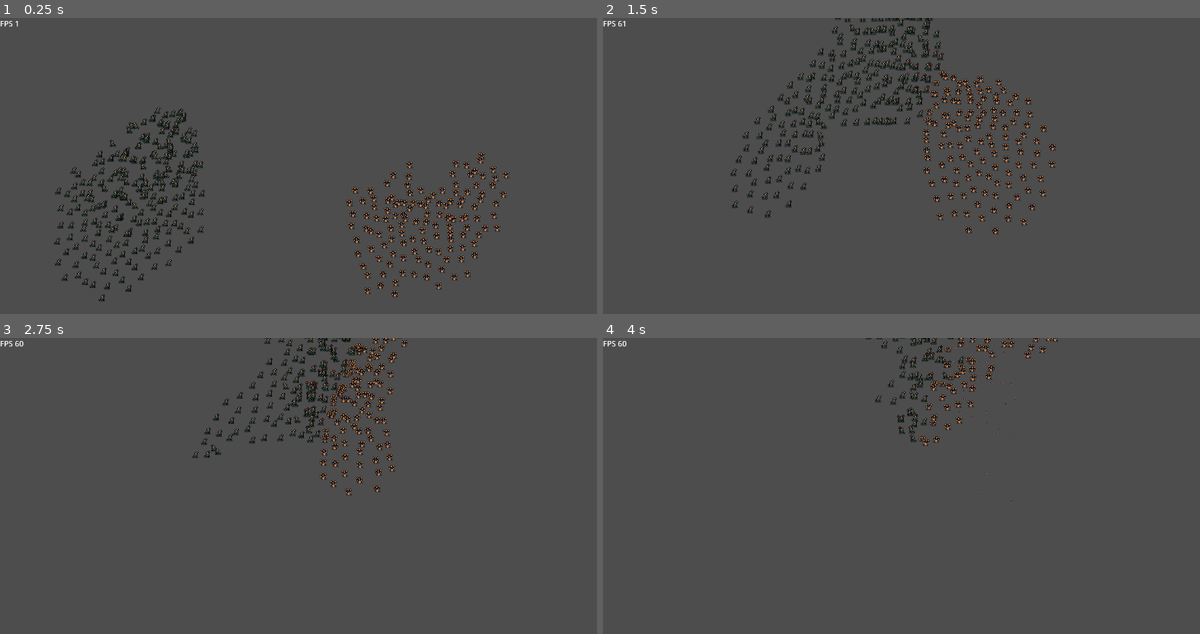
Above: before the commit, frames 1-4 (two rows, left to right).
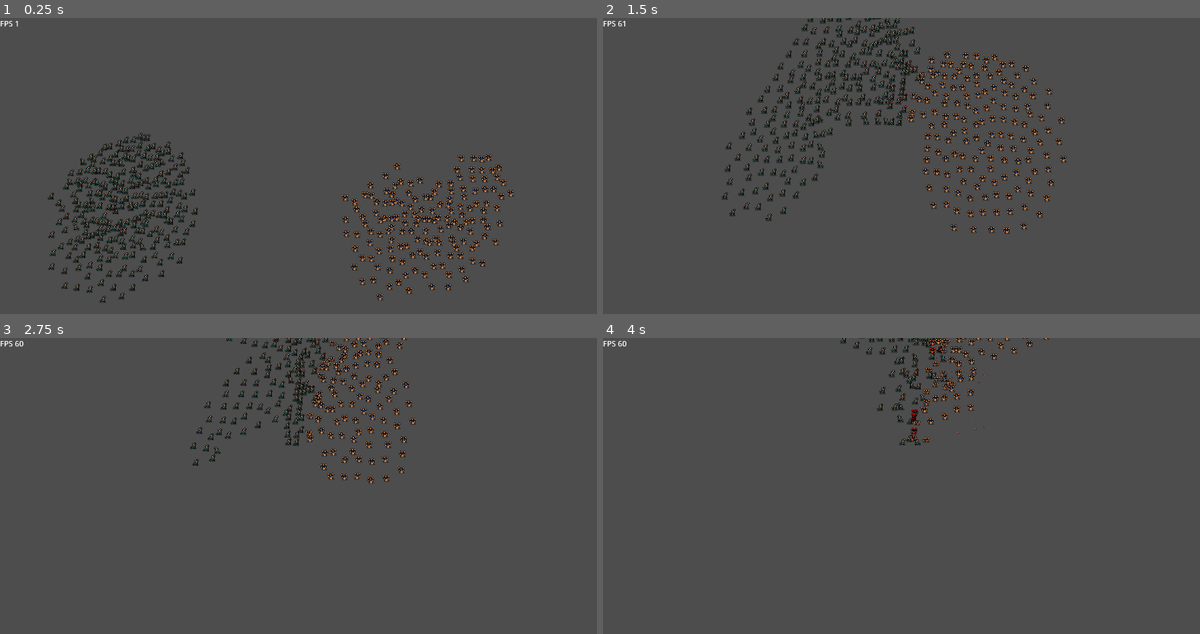
Above: after the commit, the same moments.

Repository: Snayff/nqp3
Game: Godot game, scene res://scenes/stages/combat/stage_combat.tscn
The game is run twice, just before and just after one commit, with the same random seed, the same clock (stepped at 60 frames per second) and the same inputs.
Inputs (mouse positions are in pixels of both pictures, inside the frame that each line leads up to):
- Up to frame 1 (0.25 s): no input
- Up to frame 2 (1.5 s): move the mouse to (1038, 171) at 0.52 s; click (1038, 171) at 0.67 s; move the mouse to (788, 207) at 1.27 s; click (788, 207) at 1.42 s
- Up to frame 3 (2.75 s): move the mouse to (364, 432) at 2.02 s; click (364, 432) at 2.17 s
- Up to frame 4 (4 s): move the mouse to (877, 577) at 2.77 s; click (877, 577) at 2.92 s; move the mouse to (1092, 560) at 3.52 s; click (1092, 560) at 3.67 s

The runs differ from the first frame. In frame 1, 9.7% of the frame differs, in the area x 7-87%, y 30-97%; in frame 2, 9.9%, in the area x 19-78%, y 0-74%; in frame 3, 5.2%; in frame 4, 2.5%.

Commit message:
feature/actor_ai (#28)
* add target finder node, remove some redundant gets

* lowest_attack_range only recalcs on dirty

* renamed baseai to actorai, added area2d target finder, set area as local

* renabled collision

* add uid to actor print statements

* prevented targeting self and allies

Diff:
--- a/scenes/components/hurt_box/hurt_box.tscn
+++ b/scenes/components/hurt_box/hurt_box.tscn
@@ -1,10 +1,11 @@
-[gd_scene load_steps=4 format=3]
+[gd_scene load_steps=4 format=3 uid="uid://c757mb1y2lc8g"]
 
 [ext_resource type="Script" path="res://scenes/components/hurt_box/hurt_box.gd" id="1_c7dra"]
 
 [sub_resource type="ShaderMaterial" id="9"]
 
 [sub_resource type="CapsuleShape2D" id="8"]
+resource_local_to_scene = true
 radius = 23.0
 height = 46.0
 
--- a/scenes/entities/actor/actor.gd
+++ b/scenes/entities/actor/actor.gd
@@ -24,6 +24,7 @@
 @onready var _navigation_agent : NavigationAgent2D = $NavigationAgent2D
 @onready var animated_sprite : AnimatedSprite2D = $AnimatedSprite2D  # TODO: can we make this private?
 @onready var _collision_shape : CollisionShape2D = $CollisionShape2D
+@onready var _target_finder : Area2D = $TargetFinder
 
 ############ COMPONENTS ###############
 # these are initialised on creation by Factory
@@ -33,7 +34,7 @@
 ## added to combatant on init by Unit
 var stats : ActorStats  # cant be private due to needing access to all its attributes
 ## decision making
-var _ai : BaseAI
+var _ai : ActorAI
 ## all of an actor's actions
 var _actions : ActorActions
 ## active status effects
@@ -48,14 +49,10 @@
 var _facing : Constants.Direction = Constants.Direction.LEFT
 var _cast_timer : Timer
 var is_active : bool:
-	get:
-		return is_active
 	set(value):
 		is_active = value
 		set_process(is_active)
 var is_targetable : bool:
-	get:
-		return is_targetable
 	set(value):
 		is_targetable = value
 		if not value:
@@ -84,15 +81,11 @@
 ######### UI ATTRIBUTES ###############
 
 var is_selected : bool = false:
-	get:
-		return is_selected
 	set(value):
 		if value and is_selectable:
 			is_selected = value
 			emit_signal("selected_unit", self)
 var is_selectable : bool = true:
-	get:
-		return is_selectable
 	set(value):
 		is_selectable = value
 		if not is_selectable:
@@ -102,16 +95,7 @@
 ######### SETUP #############
 
 func _ready() -> void:
-	uid = Utility.generate_id()
-
-	_ai = BaseAI.new()  # TODO: should be added in factory based on unit data
-	# FIXME: shouldnt need add_child, init with creator or something
-	add_child(_ai)
-
-	# create timer to track cast time
-	_cast_timer = Timer.new()
-	add_child(_cast_timer)
-	_cast_timer.set_one_shot(true)
+	pass
 
 
 ## post _ready setup
@@ -121,6 +105,9 @@
 
 	# Wait for the first physics frame so the NavigationServer can sync.
 	await get_tree().physics_frame
+
+	# with _actions fully initialised lets force the attack_range_updated signal to fire
+	_actions._recalculate_attack_range()
 
 	# Now that the navigation map is no longer empty, set the movement target.
 	refresh_target()
@@ -130,22 +117,26 @@
 ##
 ## must be called after ready due to being created in Factory and components not being available
 func _connect_signals() -> void:
-	# conect to signals
+	# conect to own signals
 	died.connect(_on_death)
 	hit_received.connect(_on_hit_received)
 
-	# connect to component signals
+	# connect to (script) component signals
 	stats.health_depleted.connect(_on_health_depleted)
 	stats.stamina_depleted.connect(_on_stamina_depleted)
+
+	_actions.attack_range_updated.connect(_update_target_finder_range)
+	_actions.attacked.connect(_on_attack)
+
+	_cast_timer.timeout.connect(_on_cast_completed)
 
 	# link component signals
 	_status_effects.stat_modifier_added.connect(stats.add_modifier)
 	_status_effects.stat_modifier_removed.connect(stats.remove_modifier)
 
-	_actions.attacked.connect(_on_attack)
-
-	_cast_timer.timeout.connect(_on_cast_completed)
-
+	# connect to node signals
+	animated_sprite.animation_finished.connect(_on_animation_completed)
+	animated_sprite.animation_looped.connect(_on_animation_completed)
 
 ########## MAIN LOOP ##########
 
@@ -214,7 +205,7 @@
 		Constants.ActorState.DEAD:
 			animated_sprite.play("death")
 
-	print(name + " currently playing " + animated_sprite.animation + " animation.")
+	print(name + "(" + str(uid) + ") currently playing " + animated_sprite.animation + " animation.")
 
 
 ## process the current state, e.g. moving if in MOVING
@@ -287,7 +278,7 @@
 
 	emit_signal("died")
 
-	print(name + " died.")
+	print(name +  "(" + str(uid) + ") died.")
 
 
 ## execute actor's attack. this is a random attack if attack_to_cast is null.
@@ -391,6 +382,15 @@
 	# get new target
 	_target = _ai.get_target()
 
+	# FIXME: placeholder until Unit AI added
+	if _target == null:
+		var group_to_target : String
+		if is_in_group("ally"):
+			group_to_target = "enemy"
+		else:
+			group_to_target = "ally"
+		_target = get_tree().get_nodes_in_group(group_to_target)[0]   # just pick the first enemy node and move towards them, eventually will be in range
+
 	# relisten to target changes
 	_target.no_longer_targetable.connect(refresh_target)
 
@@ -405,3 +405,7 @@
 	else:
 		self._facing = Constants.Direction.RIGHT
 		animated_sprite.flip_h = false
+
+## update the size of the target finder
+func _update_target_finder_range(new_range: int) -> void:
+	_target_finder.get_node("CollisionShape2D").shape.radius =  new_range
--- a/scenes/entities/actor/actor.tscn
+++ b/scenes/entities/actor/actor.tscn
@@ -1,10 +1,11 @@
-[gd_scene load_steps=7 format=3 uid="uid://cq56hcu2wn2y7"]
+[gd_scene load_steps=8 format=3 uid="uid://cq56hcu2wn2y7"]
 
 [ext_resource type="Script" path="res://scenes/entities/actor/actor.gd" id="1_de4j8"]
-[ext_resource type="PackedScene" path="res://scenes/components/hurt_box/hurt_box.tscn" id="2_eofpl"]
+[ext_resource type="PackedScene" uid="uid://c757mb1y2lc8g" path="res://scenes/components/hurt_box/hurt_box.tscn" id="2_eofpl"]
 [ext_resource type="Script" path="res://scenes/entities/actor/actor_debug_info.gd" id="3_ddju0"]
 
 [sub_resource type="CapsuleShape2D" id="CapsuleShape2D_pdl0k"]
+resource_local_to_scene = true
 radius = 4.0
 height = 12.0
 
@@ -12,6 +13,9 @@
 
 [sub_resource type="LabelSettings" id="LabelSettings_dcwuh"]
 font_size = 8
+
+[sub_resource type="CircleShape2D" id="CircleShape2D_4kht2"]
+resource_local_to_scene = true
 
 [node name="Actor" type="CharacterBody2D" groups=["actor"]]
 position = Vector2(1, -3)
@@ -27,7 +31,6 @@
 [node name="CollisionShape2D" type="CollisionShape2D" parent="."]
 position = Vector2(0, 2)
 shape = SubResource("CapsuleShape2D_pdl0k")
-disabled = true
 
 [node name="NavigationAgent2D" type="NavigationAgent2D" parent="."]
 path_desired_distance = 8.0
@@ -54,5 +57,12 @@
 label_settings = SubResource("LabelSettings_dcwuh")
 script = ExtResource("3_ddju0")
 
-[connection signal="animation_finished" from="AnimatedSprite2D" to="." method="_on_animation_completed"]
-[connection signal="animation_looped" from="AnimatedSprite2D" to="." method="_on_animation_completed"]
+[node name="TargetFinder" type="Area2D" parent="."]
+show_behind_parent = true
+collision_layer = 0
+collision_mask = 2
+input_pickable = false
+monitorable = false
+
+[node name="CollisionShape2D" type="CollisionShape2D" parent="TargetFinder"]
+shape = SubResource("CircleShape2D_4kht2")
--- a/scenes/entities/actor/actor_debug_info.gd
+++ b/scenes/entities/actor/actor_debug_info.gd
@@ -4,4 +4,5 @@
 	var parent = get_parent()
 	var state = Constants.ActorState.keys()[parent._state]
 	var anim = parent.animated_sprite.animation
-	set_text("State: " + str(state) + "\n Anim: " + anim)
+	var target = parent._target
+	set_text("State: " + str(state) + "\n Anim: " + anim + "\n Target: "  + str(target.uid))
--- a/scripts/components/actor_actions.gd
+++ b/scripts/components/actor_actions.gd
@@ -1,19 +1,17 @@
 class_name ActorActions extends Node
 ## data and functionality for an actors actions
 
-signal attacked  ## emitted when completed attack
+signal attacked  ## emitted when completed an attack
+signal attack_range_updated(new_range: int)  ## emitted when attack range recalculated
 
 var attacks : Dictionary = {}  ## {uid, BaseAction}
 var reactions : Dictionary = {}  ## {ReactionTriggerType, {uid, BaseAction}}
-var lowest_attack_range : int :
-	## TODO: add memoization as getting called a lot
+var _lowest_attack_range : int = 9999  ## holds last caclulated value for lowest range of all attacks
+var lowest_attack_range : int :  ## public interface for lowest attack range
 	## FIXME: never go below lowest attack range; current when all atatcks on cd we run at enemy
 	get:
-		var lowest = 9999
-		for attack in attacks.values():
-			if attack.range < lowest:
-				lowest = attack.range
-		return lowest
+		# return the calculated value. assumes recalculated elsewhere when dirty
+		return _lowest_attack_range
 	set(_value):
 		push_warning("Tried to set lowest_attack_range directly. Not allowed.")
 var has_ready_attack : bool:
@@ -25,41 +23,22 @@
 	set(_value):
 		push_warning("Tried to set has_ready_attack directly. Not allowed.")
 
+
 func _ready() -> void:
 	# N.B. _ready called too late to init triggers
 	pass
 
 
+######## ATTACKS #############
+
 func add_attack(attack: BaseAction) -> void:
 	attacks[attack.uid] = attack
+	_recalculate_attack_range()
 
 
 func remove_attack(uid: int) -> void:
 	attacks.erase(uid)
-
-
-func add_reaction(reaction: BaseAction, trigger: Constants.ActionTrigger) -> void:
-	if not trigger in reactions:
-		reactions[trigger] = {}
-
-	reactions[trigger][reaction.uid] = reaction
-
-
-func remove_reaction(trigger: Constants.ActionTrigger, uid: int) -> void:
-	reactions[trigger].erase(uid)
-
-
-## use all actions of given type, reset cooldown after use
-func trigger_reactions(trigger: Constants.ActionTrigger, target: Actor) -> void:
-	if not trigger in reactions:
-		return
-
-	for reaction in reactions[trigger].values():
-		if reaction.is_ready():
-			print(name + " used " + reaction.friendly_name + ".")
-			reaction.use(target)
-			reaction.reset_cooldown()
-
+	_recalculate_attack_range()
 
 ## use a specific attack and reset cooldown
 func use_attack(uid: int, target: Actor) -> void:
@@ -94,6 +73,7 @@
 
 		emit_signal("attacked")
 
+
 ## get a random attack, from those available
 func get_random_attack() -> BaseAction:
 	var attack_to_use : BaseAction
@@ -103,6 +83,34 @@
 
 	return attack_to_use
 
+
+########### REACTIONS #############
+
+func add_reaction(reaction: BaseAction, trigger: Constants.ActionTrigger) -> void:
+	if not trigger in reactions:
+		reactions[trigger] = {}
+
+	reactions[trigger][reaction.uid] = reaction
+
+
+func remove_reaction(trigger: Constants.ActionTrigger, uid: int) -> void:
+	reactions[trigger].erase(uid)
+
+
+## use all actions of given type, reset cooldown after use
+func trigger_reactions(trigger: Constants.ActionTrigger, target: Actor) -> void:
+	if not trigger in reactions:
+		return
+
+	for reaction in reactions[trigger].values():
+		if reaction.is_ready():
+			print(name +  " used " + reaction.friendly_name + ".")
+			reaction.use(target)
+			reaction.reset_cooldown()
+
+
+######### STATE MANAGEMENT ###########
+
 ## put all actions on cooldown
 func reset_actions() -> void:
 	for attack in attacks.values():
@@ -111,3 +119,13 @@
 	for trigger in reactions.keys():
 		for reaction in reactions[trigger].values():
 			reaction.reset_cooldown()
+
+
+## updates lowest attack range
+func _recalculate_attack_range() -> void:
+	_lowest_attack_range = 9999
+	for attack in attacks.values():
+		if attack.range < _lowest_attack_range:
+			_lowest_attack_range = attack.range
+
+	emit_signal("attack_range_updated", lowest_attack_range)
--- /dev/null
+++ b/scripts/components/actor_ai.gd
@@ -0,0 +1,58 @@
+class_name ActorAI extends Node
+
+var _creator : Actor
+var target : Actor
+
+func _init(creator: Actor) -> void:
+	_creator = creator
+
+func _ready() -> void:
+	pass
+
+func is_enemy(target : Actor) -> bool:
+	if _creator.is_in_group("ally"):
+		if target.is_in_group("enemy"):
+			return true
+	if _creator.is_in_group("enemy"):
+		if target.is_in_group("ally"):
+			return true
+	return false
+
+## get a new target on the opposing team.
+## Can return null
+func get_target(preference: Constants.TargetPreference = Constants.TargetPreference.ANY) -> Actor:
+	# TODO: Use target preference
+
+	var group_to_target : String
+	if _creator.is_in_group("ally"):
+		group_to_target = "enemy"
+	else:
+		group_to_target = "ally"
+
+	#var poss_targets := get_tree().get_nodes_in_group(group_to_target)
+	var poss_targets = _creator._target_finder.get_overlapping_bodies()
+
+	# check we found any possible target
+	if poss_targets.size() ==  0:
+		return null
+
+	# assume the first node is closest
+	var nearest_target = null
+
+	# look through nodes to see if any are closer
+	var _creator_pos : Vector2 = _creator.global_position
+	for _target in poss_targets:
+		var distance = _target.global_position.distance_to(_creator_pos)
+
+		# get a closest distance from target, if we have 1
+		var nearest_distance = 9999
+		if nearest_target != null:
+			nearest_distance = nearest_target.global_position.distance_to(_creator_pos)
+
+
+		var is_alive = _target.is_in_group("alive")
+		var is_enemy = _target.is_in_group(group_to_target)
+		if distance < nearest_distance and is_alive and is_enemy:
+			nearest_target = _target
+	# print("combatant nearest target in " + group_to_target + " is at " + str(nearest_target.global_position))
+	return nearest_target
--- a/scripts/components/actor_stats.gd
+++ b/scripts/components/actor_stats.gd
@@ -1,4 +1,4 @@
-class_name ActorStats extends Resource
+class_name ActorStats extends Node
 ## The stats that define an actor, such as attack and defence
 
 const MODIFIABLE_STATS : Array[String] = [
--- a/scripts/components/ai/base_ai.gd
+++ /dev/null
@@ -1,46 +0,0 @@
-class_name BaseAI extends Node
-
-var target : Actor
-
-func _ready() -> void:
-	owner = get_parent()
-	assert(owner is Actor)
-
-func is_enemy(target : Actor) -> bool:
-	if owner.is_in_group("ally"):
-		if target.is_in_group("enemy"):
-			return true
-	if owner.is_in_group("enemy"):
-		if target.is_in_group("ally"):
-			return true
-	return false
-
-## get a new target on the opposing team.
-## Can return null
-func get_target(preference: Constants.TargetPreference = Constants.TargetPreference.ANY) -> Actor:
-	# TODO: Use target preference
-
-	var owner_pos : Vector2 = owner.global_position
-
-	var group_to_target : String
-	if owner.is_in_group("ally"):
-		group_to_target = "enemy"
-	else:
-		group_to_target = "ally"
-
-	var poss_targets := get_tree().get_nodes_in_group(group_to_target)
-
-	# assume the first node is closest
-	if poss_targets.size() ==  0:
-		return null
-	var nearest_target = poss_targets[0]
-
-	# look through nodes to see if any are closer
-	for _target in poss_targets:
-		var distance = _target.global_position.distance_to(owner_pos)
-		var current_closest = nearest_target.global_position.distance_to(owner_pos)
-		var is_alive = _target.is_in_group("alive")
-		if distance < current_closest and is_alive:
-			nearest_target = _target
-	# print("combatant nearest target in " + group_to_target + " is at " + str(nearest_target.global_position))
-	return nearest_target
--- a/scripts/globals/combat.gd
+++ b/scripts/globals/combat.gd
@@ -30,7 +30,7 @@
 	else:
 		team2 = "enemy"
 
-	print(attacker.name + "(" + team  + ") dealt " + str(damage) + " to " + defender.name + "(" + team2 + "). Remaining health is " + str(defender.stats.health))
+	print(attacker.name +  "(" + str(attacker.uid) + ") dealt " + str(damage) + " to " + defender.name + "(" + str(defender.uid) + "). Remaining health is " + str(defender.stats.health))
 
 
 ## work out damage of an attack on a defender
--- a/scripts/globals/factory.gd
+++ b/scripts/globals/factory.gd
@@ -45,10 +45,13 @@
 
 	var unit_data = RefData.unit_data[name_]
 
+	instance.uid = Utility.generate_id()
+	instance._ai = ActorAI.new(instance)
 	instance.stats = _build_actor_stats(unit_data)
 	instance.animated_sprite.sprite_frames = _build_sprite_frame(name_)
 	instance._status_effects = _build_status_effects()
 	instance = _add_actions(instance, unit_data)
+	instance._cast_timer = _add_cast_timer(instance)
 
 	# shuffle starting pos so they dont start on top of one another
 	var pos_offset := Vector2(randf_range(-5, 5), randf_range(-5, 5))
@@ -147,7 +150,13 @@
 
 	return instance
 
+func _add_cast_timer(instance: Actor) -> Timer:
+	# create timer to track cast time
+	var cast_timer = Timer.new()
+	instance.add_child(cast_timer)
+	cast_timer.set_one_shot(true)
 
+	return cast_timer
 
 ############ PROJECTILES ################
 
--- a/scripts/globals/ref_data.gd
+++ b/scripts/globals/ref_data.gd
@@ -17,7 +17,7 @@
 		"crit_chance": 100,
 		"move_speed": 150,
 		"stamina": 10,
-		"num_units": 5,
+		"num_units": 6,
 		"faction": "faction1",
 		"gold_cost": 100,
 		"tier": 1,
